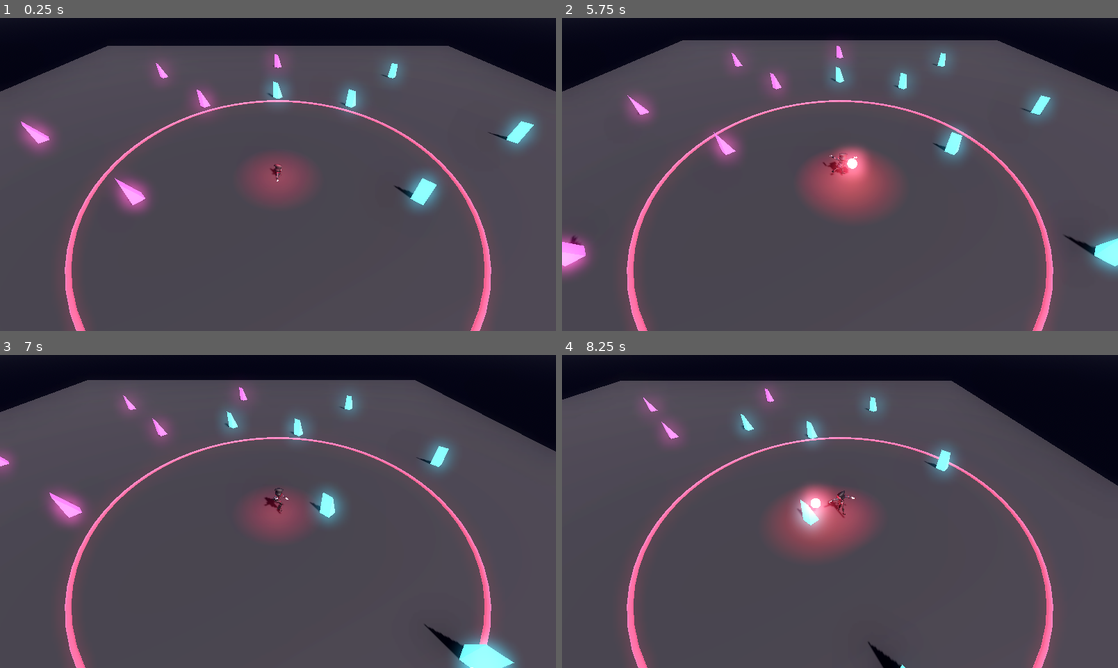
Above: before the commit, frames 1-4 (two rows, left to right).
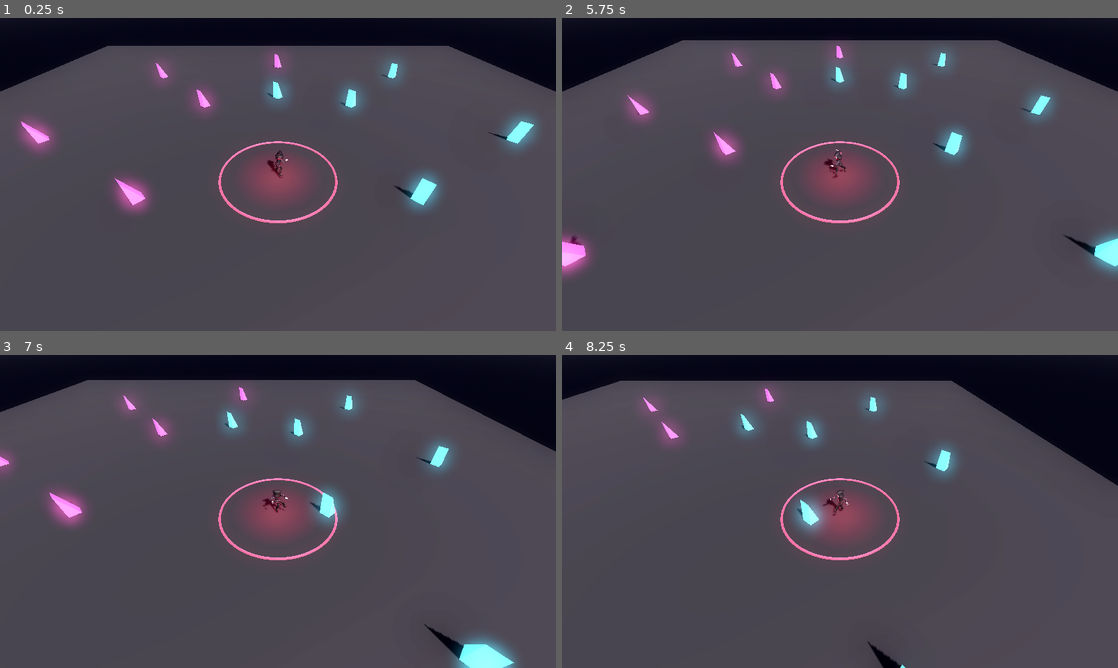
Above: after the commit, the same moments.

Repository: v-prokofev/MisterV
Game: Godot game, scene res://scenes/main.tscn
Two runs of this game, one before a commit and one after it. Both use one fixed random seed, a clock stepped at 60 frames per second and the inputs below.
Inputs (mouse positions are in pixels of both pictures, inside the frame that each line leads up to):
- Up to frame 1 (0.25 s): no input
- Up to frame 2 (5.75 s): tap Enter at 0.5 s; move the mouse to (962, 158) at 0.52 s; hold D (move_right) 0.53-1.28 s; click (962, 158) at 0.67 s; move the mouse to (728, 190) at 1.27 s; hold S (move_backward) 1.28-2.03 s; move the mouse to (895, 105) at 2.02 s; hold D (move_right) 2.03-2.78 s; move the mouse to (812, 237) at 2.77 s; hold W (move_forward) 2.78-3.53 s; click (812, 237) at 2.92 s; move the mouse to (1006, 221) at 3.52 s; hold A (move_left) 3.53-5.03 s; move the mouse to (673, 127) at 4.27 s; move the mouse to (867, 174) at 5.02 s; hold S (move_backward) from 5.03 s (still down); click (867, 174) at 5.17 s
- Up to frame 3 (7 s): move the mouse to (194, 433) at 5.77 s; release S (move_backward) at 5.78 s; hold D (move_right) 5.78-6.53 s; move the mouse to (400, 495) at 6.52 s; hold W (move_forward) from 6.53 s (still down)
- Up to frame 4 (8.25 s): move the mouse to (728, 527) at 7.27 s; release W (move_forward) at 7.28 s; hold D (move_right) 7.28-8.03 s; click (728, 527) at 7.42 s; move the mouse to (895, 442) at 8.02 s; hold S (move_backward) from 8.03 s (still down)

The runs differ from the first frame. In frame 1, 2.4% of the frame differs, in the area x 11-89%, y 26-100%; in frame 2, 4.7%; in frame 3, 2.2%; in frame 4, 4.5%.

Commit message:
Offset Hips position Y keys by delta to BASELINE_HIPS_POS_Y (0.0055) ensuring standing height is 0.935m from frame 0

Diff:
--- a/src/scripts/player.gd
+++ b/src/scripts/player.gd
@@ -1,7 +1,7 @@
 extends CharacterBody3D
 
 @export var move_speed: float = 6.5
-@export var attack_range: float = 11.0
+@export var attack_range: float = 3.7
 @export var attack_cooldown: float = 2.4
 @export_range(0.0, 1.0) var attack_cast_point_ratio: float = 0.40
 @export var magic_sphere_scene: PackedScene = preload("res://scenes/magic_sphere.tscn")
@@ -453,7 +453,7 @@
 		return
 	var torus := TorusMesh.new()
 	torus.outer_radius = attack_range
-	torus.inner_radius = max(0.1, attack_range - 0.22)
+	torus.inner_radius = max(0.1, attack_range - 0.15)
 	torus.rings = 64
 	torus.ring_segments = 8
 
